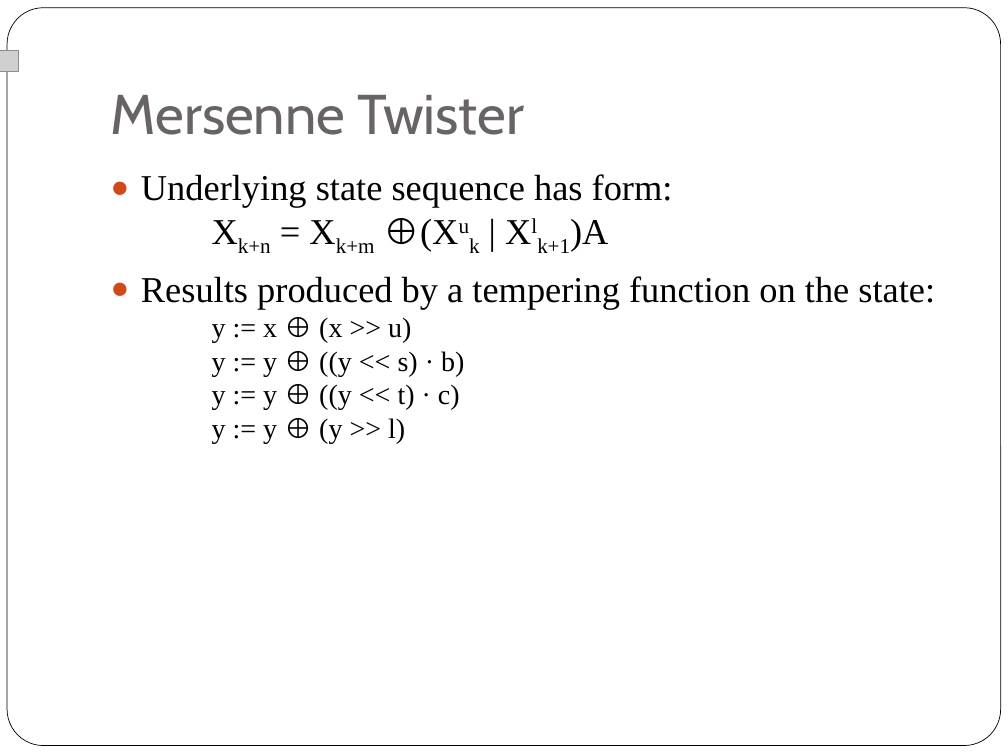
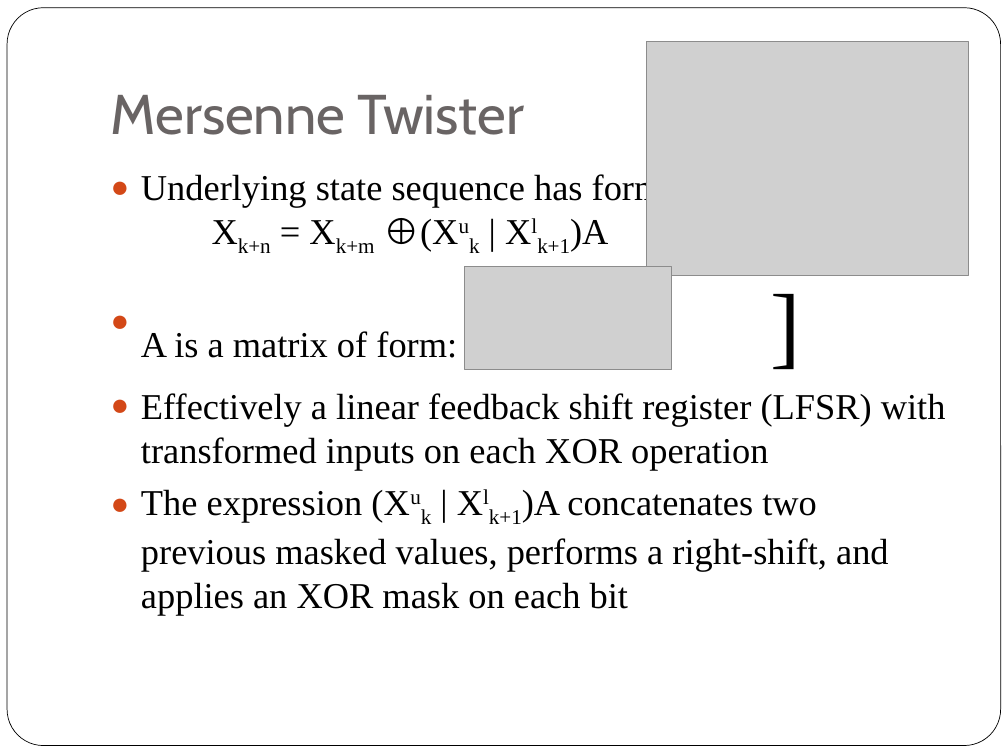
Before and after one commit to kashev/rngs, a slide deck: slide 10 of presentation/pres.pptx (slide 8 before the commit). Drawn at 1008x756 pixels with LibreOffice and Linux fonts; fonts in the diff are those of the drawing; grey boxes stand for pictures. Boxes give left, top, right and bottom in pixels: in the first picture for what was removed or moved away, otherwise in the second. Text is boxed around its words. In the diff, an @@ line names an element or a change of style, - is before the commit and + after.

```diff
--- a/presentation/pres.pptx
+++ b/presentation/pres.pptx
@@ picture removed at <box>0,50,19,72</box> @@
@@ picture added at <box>647,42,969,275</box> @@
@@ picture added at <box>465,267,672,370</box> @@
@@ text at <box>141,331,946,615</box>: text changed; size 20 to 26 pt @@
-● Results produced by a tempering function on the state:
-  y := x ⊕ (x >> u)
-  y := y ⊕ ((y << s) · b)
-  y := y ⊕ ((y << t) · c)
-  y := y ⊕ (y >> l)
+● A is a matrix of form: [ ]
+● Effectively a linear feedback shift register (LFSR) with transformed inputs on each XOR operation
+● The expression (Xuk | Xlk+1)A concatenates two previous masked values, performs a right-shift, and applies an XOR mask on each bit
```
Also in this commit, not shown: 4 other slides changed, 3 slides added.
